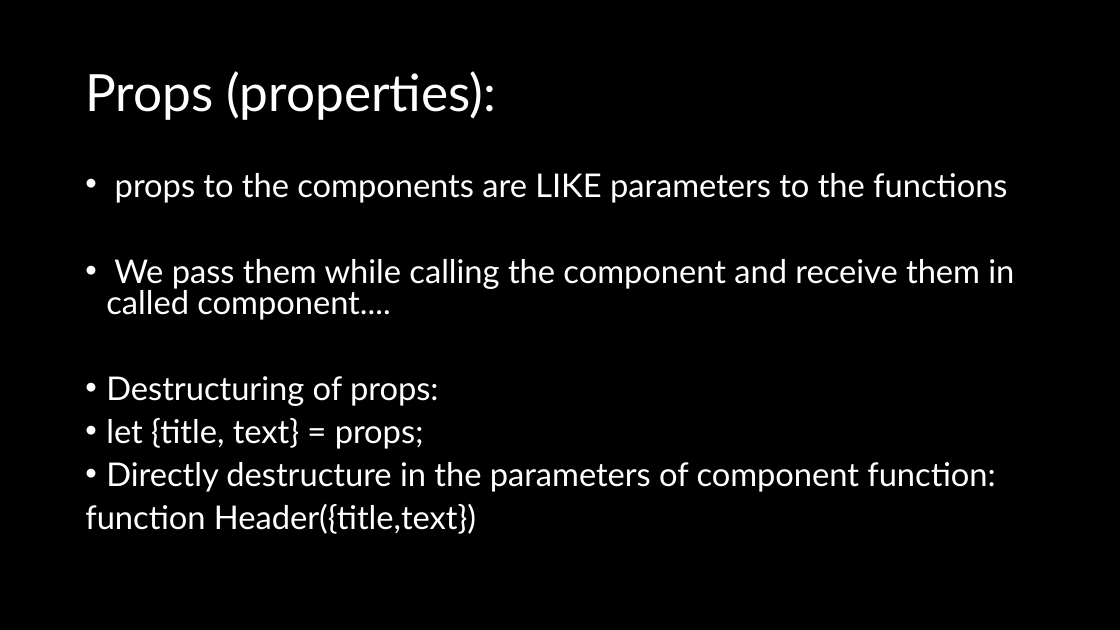
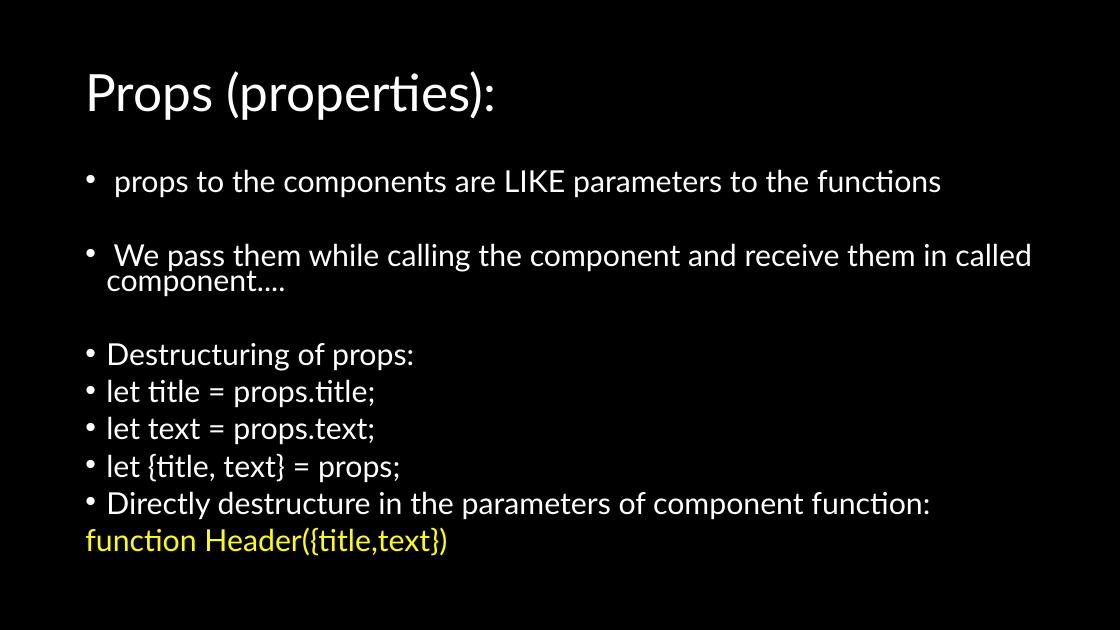
Before and after one commit to natiquekeyin/winter2026, a slide deck: slide 13 of JavaScript/Week10/Week10.pptx. Drawn at 1120x630 pixels with LibreOffice and Linux fonts; fonts in the diff are those of the drawing. Boxes give left, top, right and bottom in pixels: in the first picture for what was removed or moved away, otherwise in the second. Text is boxed around its words. In the diff, an @@ line names an element or a change of style, - is before the commit and + after.

```diff
--- a/JavaScript/Week10/Week10.pptx
+++ b/JavaScript/Week10/Week10.pptx
@@ text at <box>85,169,1032,556</box>: size 28 to 25.9 pt in "props to the components are LIKE parameters ...", "We pass them while calling the component ...", "Destructuring of props:", "let {title, text} = props;" and 2 more places; text colour #FFFFFF to #FFFF00 in "function Header({title,text})"; line spacing 0.8 to 0.7 @@
@@ text at <box>106,379,375,445</box>: paragraphs added @@
+• let title = props.title;
+• let text = props.text;
```
Also in this commit, not shown: 1 other slide changed, 18 other files.
